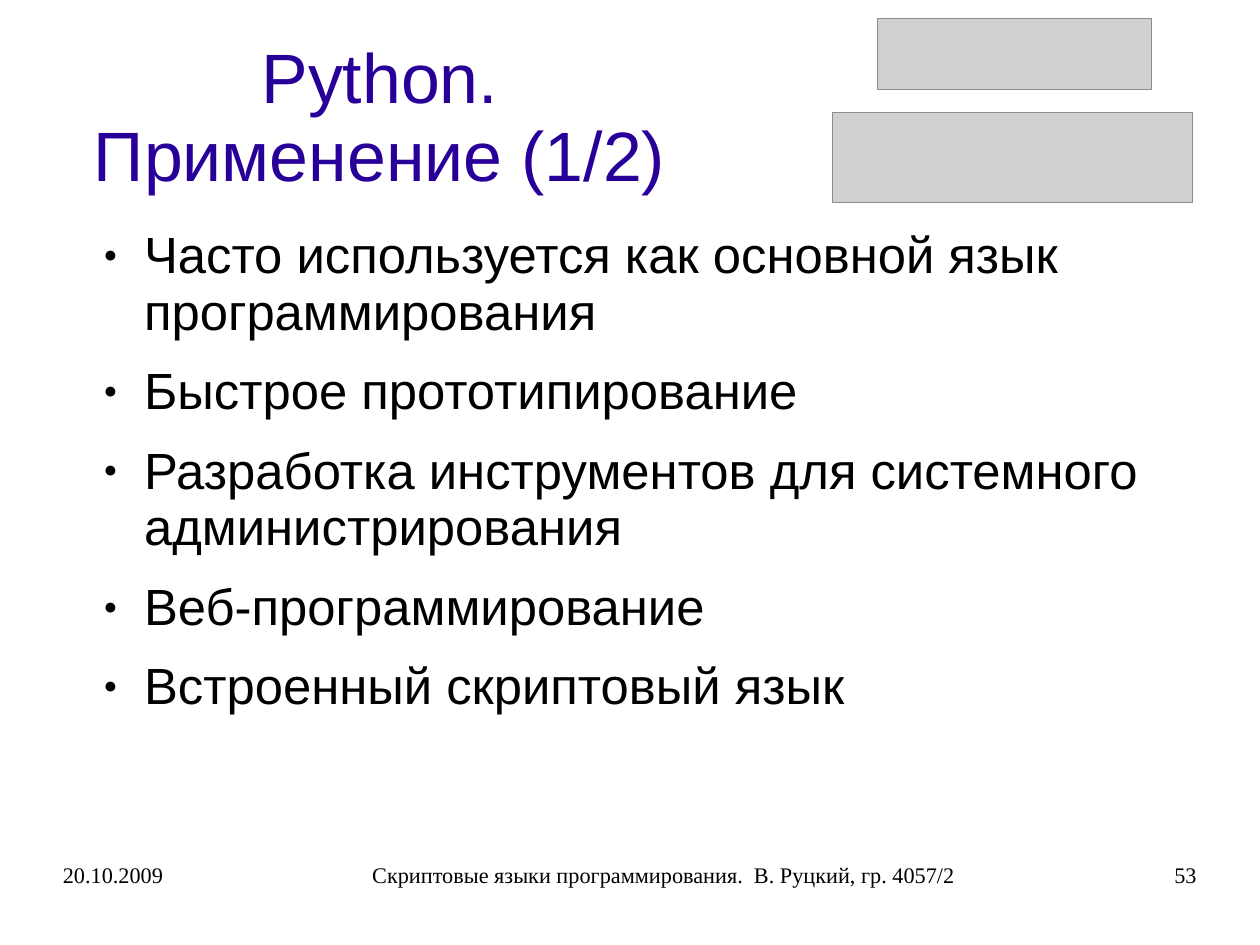
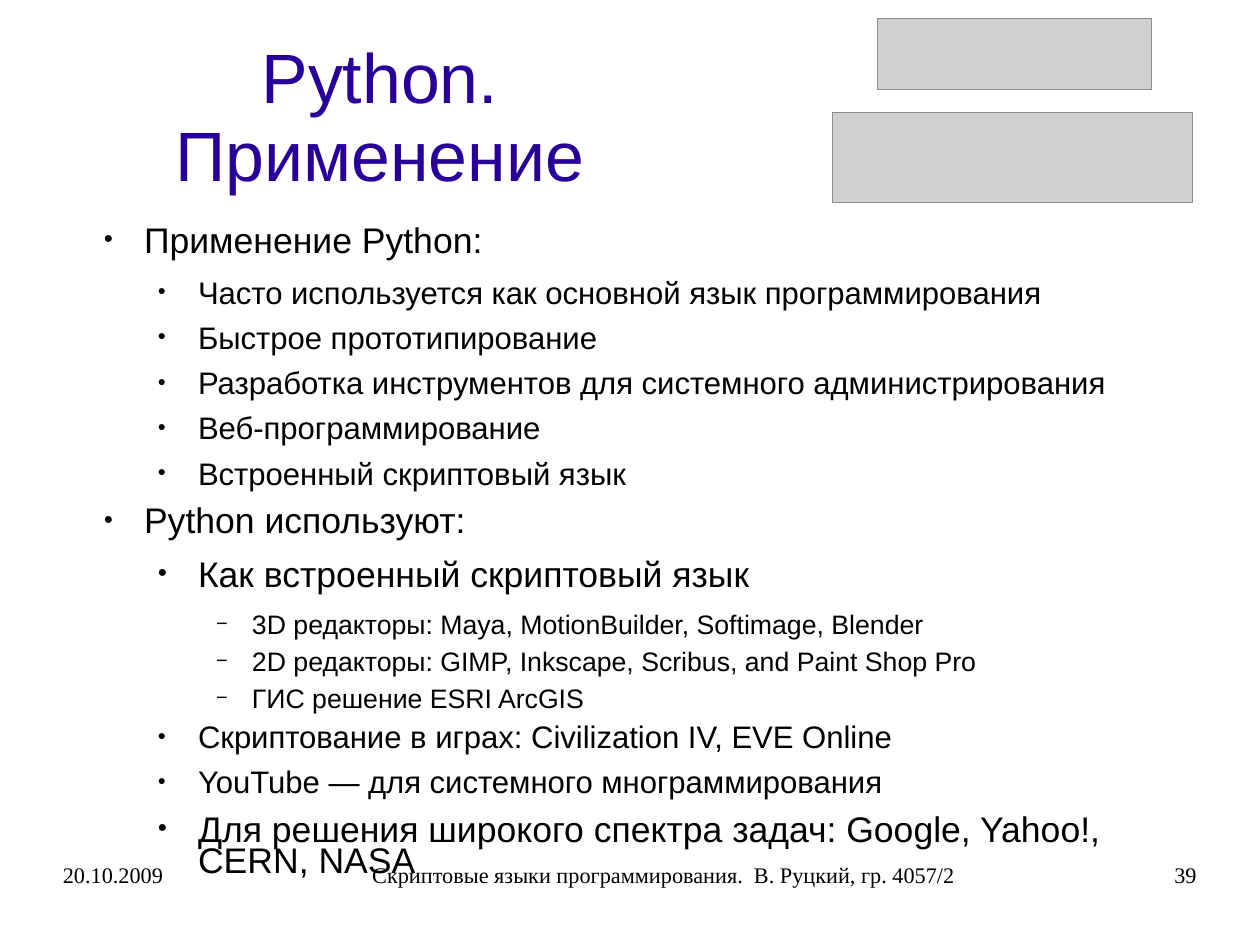
Before and after one commit to rutsky/semester07, a slide deck: slide 39 of Operation_systems/scripting_languages/40572_Rutsky_Scripting_languages.ppt (slide 53 before the commit). Drawn at 1260x945 pixels with LibreOffice and Linux fonts; fonts in the diff are those of the drawing; grey boxes stand for pictures. Boxes give left, top, right and bottom in pixels: in the first picture for what was removed or moved away, otherwise in the second. Text is boxed around its words. In the diff, an @@ line names an element or a change of style, - is before the commit and + after.

Commit message:
Scripting languages presentation: updated presentation other format files.

```diff
--- a/Operation_systems/scripting_languages/40572_Rutsky_Scripting_languages.ppt
+++ b/Operation_systems/scripting_languages/40572_Rutsky_Scripting_languages.ppt
@@ title at <box>175,52,583,194</box>: text changed @@
-Python. Применение (1/2)
+Python. Применение
@@ text at <box>144,227,483,260</box>: paragraph added @@
+● Применение Python:
@@ text at <box>198,281,1105,491</box>: size 32 to 19.6 pt in "Часто используется как основной язык программирования", "Быстрое прототипирование", "Разработка инструментов для системного администрирования", "Веб-программирование" and 1 more places; list level 1 to 2 in "Часто используется как основной язык ..."; line spacing 0.93 to 0.73; list level 1 to 2 in "Быстрое прототипирование"; list level 1 to 2 in "Разработка инструментов для системного администрирования"; list level 1 to 2 in "Веб-программирование"; list level 1 to 2 in "Встроенный скриптовый язык" @@
@@ text at <box>144,507,1100,849</box>: paragraphs added @@
+● Python используют:
+  ● Как встроенный скриптовый язык
+    − 3D редакторы: Maya, MotionBuilder, Softimage, Blender
+    − 2D редакторы: GIMP, Inkscape, Scribus, and Paint Shop Pro
+    − ГИС решение ESRI ArcGIS
+  ● Скриптование в играх: Civilization IV, EVE Online
+  ● YouTube — для системного многраммирования
+  ● Для решения широкого спектра задач: Google, Yahoo!, CERN, NASA
@@ page number at <box>1174,868,1196,884</box>: text changed @@
-53
+39
```
Also in this commit, not shown: 14 other slides changed, 16 slides removed, 1 other file.
